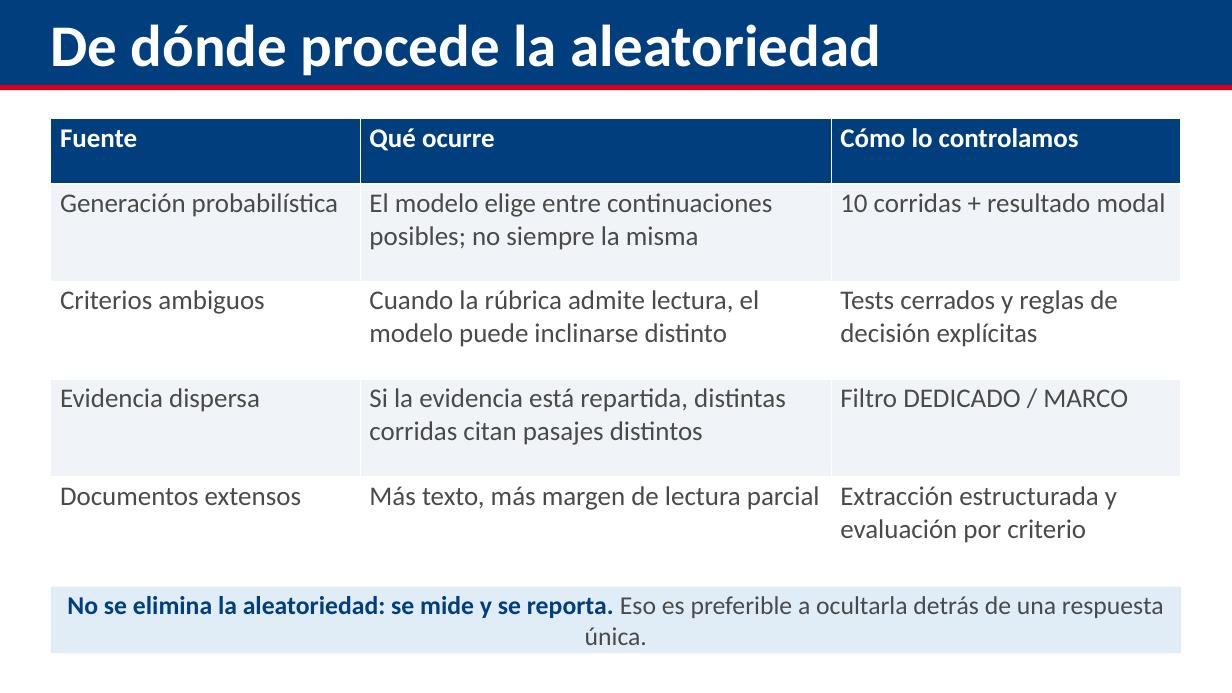
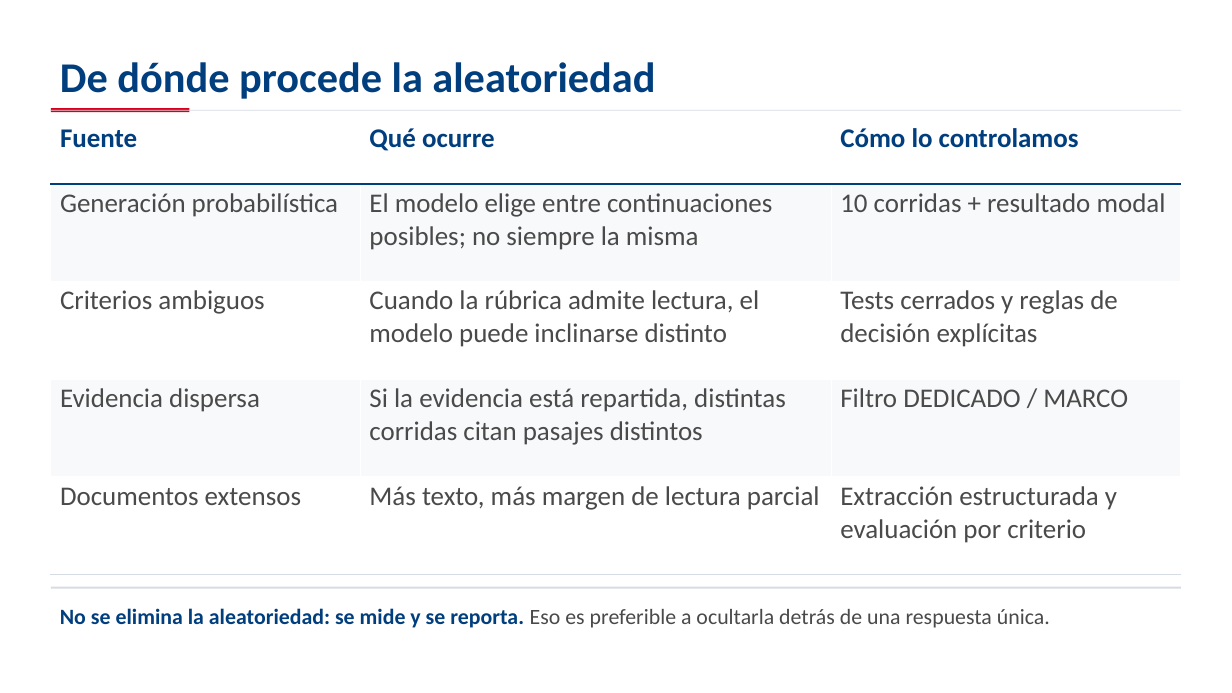
Before and after one commit to aevpsnow6-oss/deploy, a slide deck: slide 16 of presentation/capacitacion_appraisal/Capacitacion_Appraisal_GPT_Ahmed.pptx (slide 12 before the commit). Drawn at 1232x693 pixels with LibreOffice and Linux fonts; fonts in the diff are those of the drawing. Boxes give left, top, right and bottom in pixels: in the first picture for what was removed or moved away, otherwise in the second. Text is boxed around its words. In the diff, an @@ line names an element or a change of style, - is before the commit and + after.

```diff
--- a/presentation/capacitacion_appraisal/Capacitacion_Appraisal_GPT_Ahmed.pptx
+++ b/presentation/capacitacion_appraisal/Capacitacion_Appraisal_GPT_Ahmed.pptx
@@ rectangle removed at [0,0,1232,85] @@
@@ text "De dónde procede la aleatoriedad": place and size @@
-text "De dónde procede la aleatoriedad" at [51,24,881,76]
+text "De dónde procede la aleatoriedad" at [60,62,655,99]
@@ text "De dónde procede la aleatoriedad" at [60,62,655,99]: size 46 to 33 pt, text colour #FFFFFF to #003E7E @@
@@ table at [51,118,1182,575] @@
@@ fill #003E7E to #FFFFFF in row 1 @@
@@ fill #F0F4F8 to #F7F9FB in 6 cells @@
@@ text colour #FFFFFF to #003E7E in "Fuente", "Qué ocurre", "Cómo lo controlamos" @@
@@ borders changed @@
@@ rectangle: place and size @@
-rectangle at [0,85,1232,91]
+rectangle at [51,110,1181,111]
@@ rectangle at [51,110,1181,111]: fill #D6001C to #D6DCE3 @@
@@ rectangle added at [51,108,189,112], fill #D6001C @@
@@ text "No se elimina la aleatoriedad: ...": place and size @@
-text "No se elimina la aleatoriedad: ..." at [51,587,1181,653]
+text "No se elimina la aleatoriedad: ..." at [60,608,1050,628]
@@ text "No se elimina la aleatoriedad: ..." at [60,608,1050,628]: size 20 to 17 pt; alignment centre to left; vertical alignment middle to top; fill #E0ECF6 to none @@
@@ rectangle added at [51,587,1181,589], fill #D6DCE3 @@
```
Also in this commit, not shown: 26 other slides changed, 6 slides added, 8 other files.
